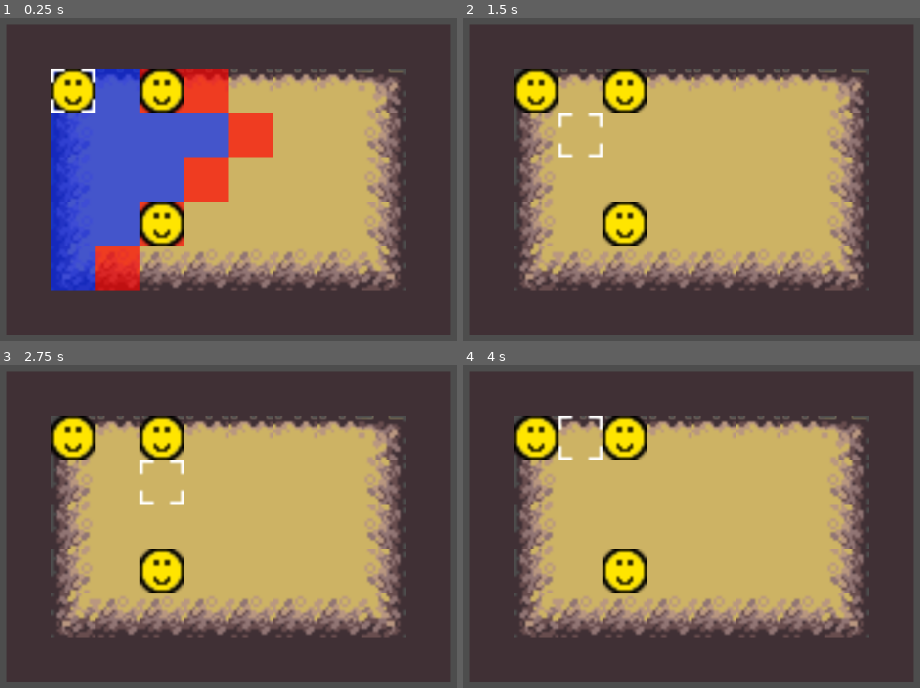
Above: before the commit, frames 1-4 (two rows, left to right).
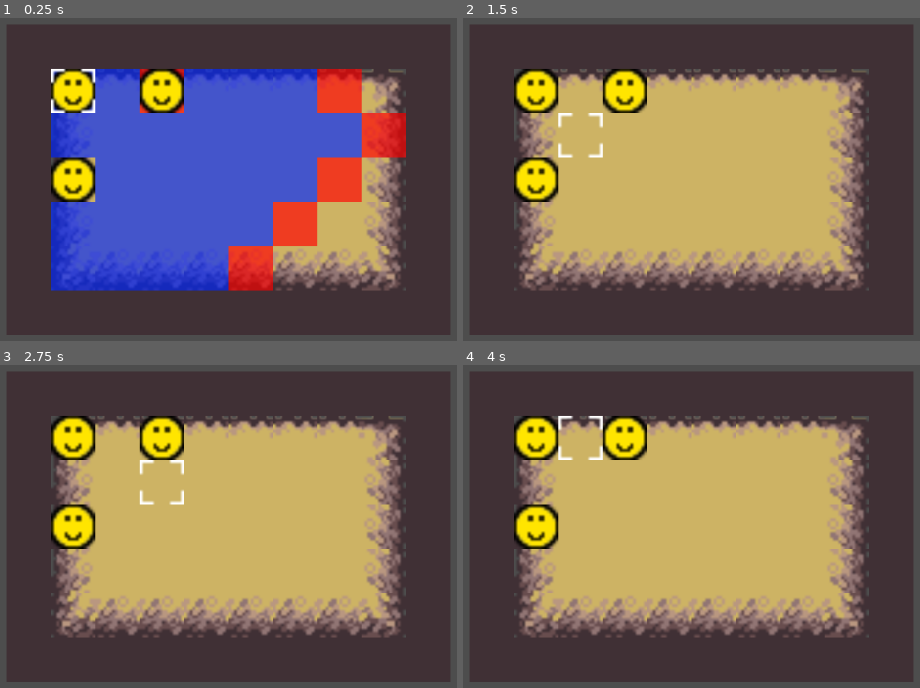
Above: after the commit, the same moments.

Repository: JonasBachmeier-UNI/GameEngineering
Game: Godot game, scene res://test.tscn
The game is run twice, just before and just after one commit, with the same random seed, the same clock (stepped at 60 frames per second) and the same inputs.
Inputs:
- Up to frame 1 (0.25 s): no input
- Up to frame 2 (1.5 s): hold Right (ui_right) 0.53-1.28 s; tap Space (ui_select) at 0.6, 0.77, 1.07, 1.35 s; tap Enter at 1.25 s; hold Down (ui_down) from 1.28 s (still down)
- Up to frame 3 (2.75 s): tap Space (ui_select) at 1.52, 1.82, 2.1 s; release Down (ui_down) at 2.03 s; hold Right (ui_right) from 2.03 s (still down)
- Up to frame 4 (4 s): release Right (ui_right) at 2.78 s; hold Up (ui_up) 2.78-3.53 s; tap Space (ui_select) at 2.85, 3.02, 3.32, 3.6, 3.77 s; hold Left (ui_left) from 3.53 s (still down)

The runs differ from the first frame. In frame 1, 28% of the frame differs, in the area x 11-89%, y 15-85%; in frame 2, 2.5%; in frame 3, 2.5%; in frame 4, 2.5%.

Commit message:
minor changes

Diff:
--- a/nohonoramongthieves/Scripts/GameLogic/unit.gd
+++ b/nohonoramongthieves/Scripts/GameLogic/unit.gd
@@ -354,7 +354,9 @@
 
 
 func get_damaged(atk):
-	hp -= atk - defense
+	print(hp)
+	return
+	hp = hp - (atk - defense)
 	if hp < 0:
 		hp = 0
 
--- a/nohonoramongthieves/cursor.gd
+++ b/nohonoramongthieves/cursor.gd
@@ -149,20 +149,19 @@
 	if hovered == null and !did_select_unit:
 		return
 
-	## Wenn die Einheit schon gezogen hat wird sie nicht mehr benutzt
-	if hovered != null:
-		if hovered.has_moved:
-			return
-
 	var pos_vec = Vector2i(x_pos, y_pos)
 
 	## Noch keine Einheit ausgewählt
 	if !did_select_unit:
-
 		if hovered == null:
 			## Leeres Feld also nichts
 			#print("Leeres Feld")
 			return
+
+		## Wenn die Einheit schon gezogen hat wird sie nicht mehr benutzt
+		if hovered.has_moved:
+			return
+
 		## Auswählbare Einheit auf Feld
 		unit_manager.show_unit_range(hovered)
 		if !hovered.is_enemy:
@@ -180,6 +179,7 @@
 		#print("Auf diesem Feld steht die Einheit")
 		return
 
+
 	## Array von Arrays zu Array von Vector2is
 	# TODO: in Unit alle 2d Arrays zu Vector2i
 	var test_move = []
@@ -190,6 +190,7 @@
 	for i in selected_unit.in_attack_range:
 		test_attack.append(Vector2i(i[0], i[1]))
 
+
 	if test_move.has(pos_vec):
 		## Unit geht Pfad und reset bools / selected units
 		can_select_target = true
@@ -198,11 +199,9 @@
 		return
 
 	if hovered == null:
-		#print("nicht erreichbar / angreifbar")
 		return
 
 	## TODO: Vergleichsinfo anzeigen
-
 
 	if test_attack.has(pos_vec) and hovered.is_enemy:
 		## Unit geht neben das Feld und greift an und reset bools / selected units
--- a/nohonoramongthieves/test.tscn
+++ b/nohonoramongthieves/test.tscn
@@ -194,17 +194,15 @@
 script = ExtResource("5_177xh")
 
 [node name="Unit" parent="GameBoard/Units" instance=ExtResource("6_0du6g")]
-max_hp = 885
+move_range = 7
+
+[node name="Unit3" parent="GameBoard/Units" instance=ExtResource("6_0du6g")]
+y_coord = 3
+move_range = 7
 
 [node name="Unit2" parent="GameBoard/Units" instance=ExtResource("6_0du6g")]
 is_enemy = true
 x_coord = 3
-max_hp = 885
-
-[node name="Unit3" parent="GameBoard/Units" instance=ExtResource("6_0du6g")]
-is_enemy = true
-x_coord = 3
-y_coord = 4
 max_hp = 885
 
 [node name="Cursor" type="AnimatedSprite2D" parent="GameBoard"]
--- a/nohonoramongthieves/unit_manager.gd
+++ b/nohonoramongthieves/unit_manager.gd
@@ -63,6 +63,7 @@
 	if len(path) < 2:
 		emit_signal("path_completed")
 		if is_ai_move:
+			print("HIER")
 			is_ai_move = false
 			emit_signal("ai_move_done")
 		return
@@ -82,8 +83,8 @@
 
 
 func enemy_ai_move(unit):
+	is_ai_move = true
 	ai_move(unit)
-	is_ai_move = true
 
 
 func ai_move(unit):
@@ -101,9 +102,9 @@
 
 	## Eine Einheit ist angreifbar
 	if len(shortest_path) <= unit.get_moves_left() + 1:
-		var new_x = shortest_path[-1][0]
-		var new_y = shortest_path[-1][1]
-		move_unit(unit, new_x, new_y)
+		var dest_x = shortest_path[-1][0]
+		var dest_y = shortest_path[-1][1]
+		move_unit(unit, dest_x, dest_y)
 		unit_attack(unit, target_unit)
 		return
 
Not shown: 1 places in nohonoramongthieves/test.tscn that only renumber resources
